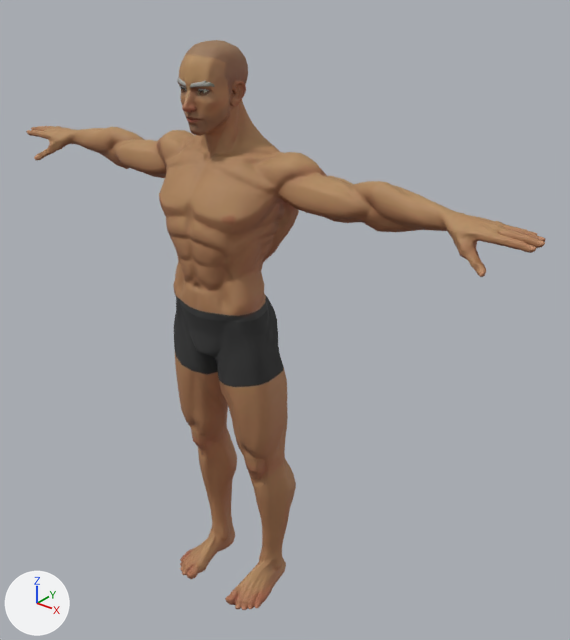
One commit to the glTF model assets/models/players/player-human-v1.glb: the scene before it, then after it.
Camera for both pictures: a 50 mm lens placed at (1.503, -1.572, 2.054), pointed at (0.12, 0.156, 0.983). The lights are fixed; the arrows at lower left show +X, +Y and +Z. The older version comes first. Vertices at exactly the same position are counted once.

Before the edit, the objects in view are built like this:
```python
me_sphere_005_retopology_004 = bpy.data.meshes.new('Sphere.005_Retopology.004')
me_sphere_005_retopology_004.from_pydata(...)  # 6285 vertices, 12566 faces; spans x -0.93..0.93, y -0.13..0.16, z -0.01..1.81
me_sphere_005_retopology_004.materials.append(mat_mi_superhero_male)
ob_superhero_male = bpy.data.objects.new('SuperHero_Male', me_sphere_005_retopology_004)
ob_superhero_male.location = (0.0, 0.0, 0.0)
```
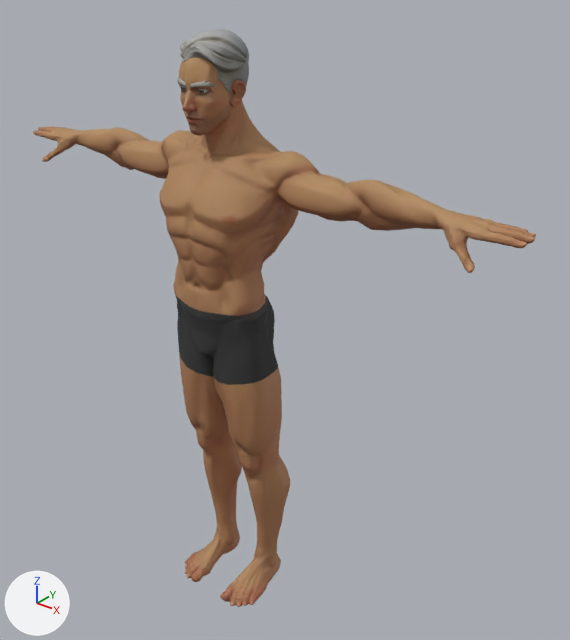
Commit message: Add hair to Player 1 model

What differs and where, as boxes (x1, y1, x2, y2) in the pictures (570 x 640 px; the box of a moved part takes in the faces that stretch with it):
'SuperHero_Male', reshaped
    before: (26, 40, 546, 610)
    after: (33, 57, 536, 607)
'Hair_SimpleParted', added
    after: (180, 29, 249, 93)
part 1 of me_sphere_005_retopology_004, moved or reshaped
    before: (26, 126, 546, 277)
    after: (33, 126, 536, 273)
part 2 of me_sphere_005_retopology_004, moved or reshaped
    before: (217, 332, 296, 610)
    after: (213, 331, 290, 607)
part 3 of me_sphere_005_retopology_004, moved or reshaped
    before: (174, 328, 237, 579)
    after: (177, 329, 242, 582)

What changed in the scene script:
```text
Add mat_mi_hair_1_001:
    mat_mi_hair_1_001 = bpy.data.materials.new('MI_Hair_1.001')
    # uses the picture img_t_hair_1_basecolor
    # uses the picture img_t_hair_1_normal_png
Change me_sphere_005_retopology_004:
    used by ob_superhero_male; location = (0.0, 0.0, 0.0)
    remove me_sphere_005_retopology_004.from_pydata(...)  # 6285 vertices, 12566 faces; spans x -0.93..0.93, y -0.13..0.16, z -0.01..1.81
    add me_sphere_005_retopology_004.from_pydata(...)  # 6285 vertices, 12566 faces; spans x -0.9..0.9, y -0.13..0.16, z -0.01..1.81
    me_sphere_005_retopology_004 part 1: 2362 of 6285 vertices moved; they spanned x -0.93..0.93, y -0.03..0.16, z 1.36..1.54 and now span x -0.9..0.9, y -0.02..0.16, z 1.36..1.54; mean shift (0.0, 0.01, 0.0); largest move (-0.79, 0.01, 1.39) -> (-0.75, 0.02, 1.39)
    me_sphere_005_retopology_004 part 2: 800 of the vertices in x 0.01..0.2, y -0.13..0.16, z -0.01..0.97 are moved by (-0.02, 0.0, 0.0)
    me_sphere_005_retopology_004 part 3: 800 of the vertices in x -0.2..-0.01, y -0.13..0.16, z -0.01..0.97 are moved by (0.02, 0.0, 0.0)
    other edits to the shape of me_sphere_005_retopology_004 do not show in these pictures
Add me_plane_002:
    me_plane_002.from_pydata(...)  # 695 vertices, 1301 faces; spans x -0.085..0.09, y -0.079..0.108, z 1.661..1.84
    me_plane_002.materials.append(mat_mi_hair_1_001)
Add ob_hair_simpleparted:
    ob_hair_simpleparted = bpy.data.objects.new('Hair_SimpleParted', me_plane_002)
    ob_hair_simpleparted.location = (0.0, 0.0, 0.0)
```
